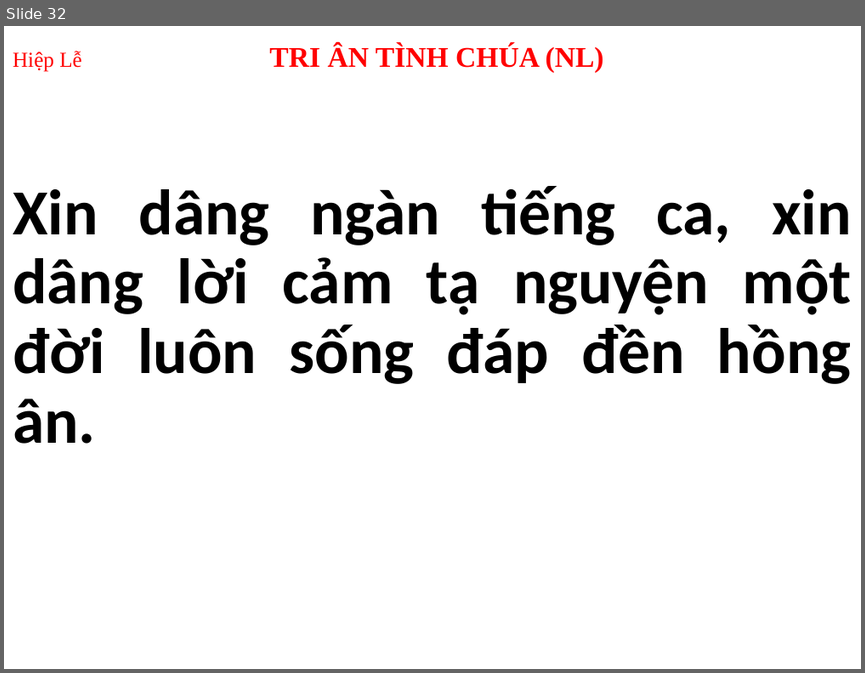
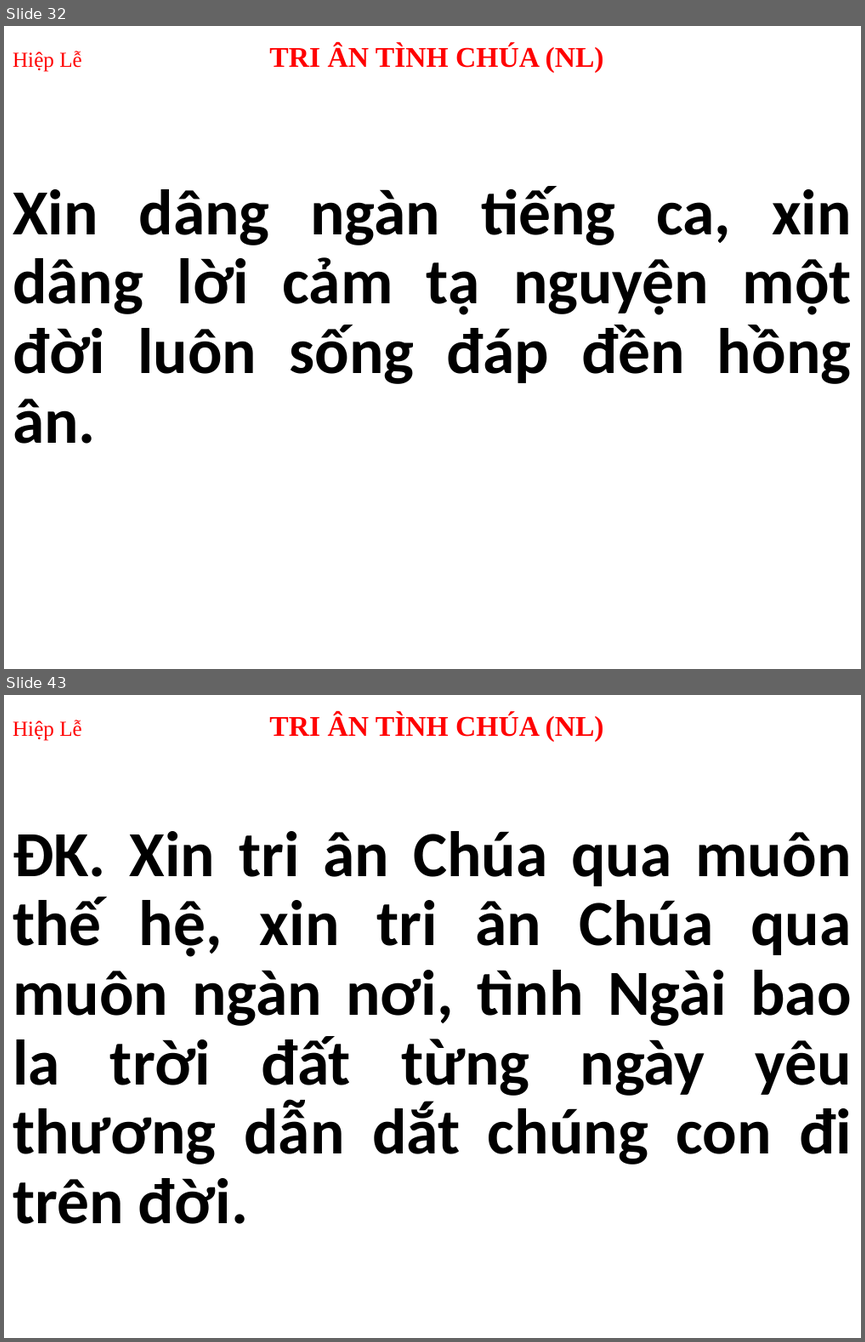
Before and after one commit to peteranh99/usb-songs, a slide deck: Thứ 3.pptx. Shown one above the other, each under a label of ours: slide 32 before the commit, slides 32 and 43 after it; the slides between them are not shown. The pictures are 865x673 and 865x1342 pixels, drawn with LibreOffice and Linux fonts; fonts in the diff are those of the drawing. Boxes give left, top, right and bottom in pixels: in the first picture for what was removed or moved away, otherwise in the second. Text is boxed around its words. In the diff, an @@ line names an element or a change of style, - is before the commit and + after.

```diff
--- a/Thứ 3.pptx
+++ b/Thứ 3.pptx
@@ slide 43 added at <box>4,695,861,1338</box>, background #FFFFFF @@
@@ title added at <box>12,713,604,741</box>, 24 pt, text #FF0000, bold @@
+Hiệp Lễ TRI ÂN TÌNH CHÚA (NL)
@@ subtitle added at <box>12,831,851,1224</box>, 54 pt, text #1F1F1F, bold @@
+ĐK. Xin tri ân Chúa qua muôn thế hệ, xin tri ân Chúa qua muôn ngàn nơi, tình Ngài bao la trời đất từng ngày yêu thương dẫn dắt chúng con đi trên đời.
```
Also in this commit, not shown: 33 other slides changed, 11 other slides added, 2 other files.
